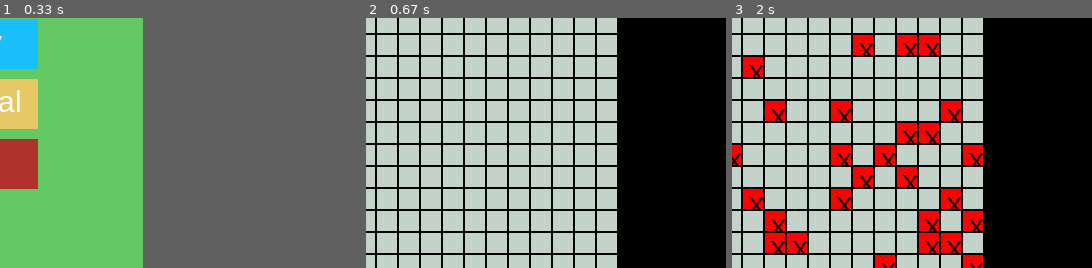
Above: before the commit, frames 1-3 (left to right).
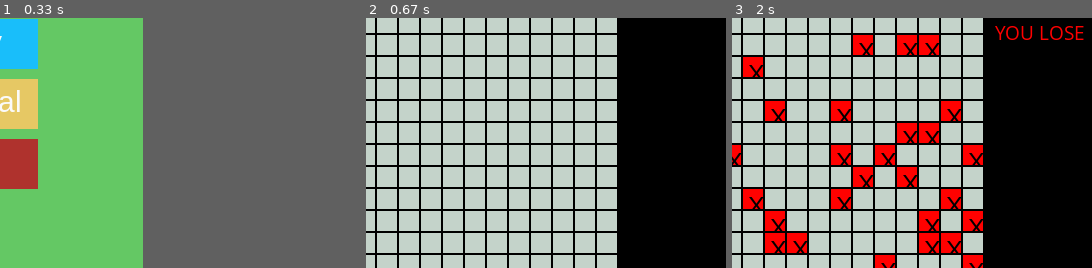
Above: after the commit, the same moments.

Repository: TianqiCS/MISC
Game: pygame game, started from mine_sweeper/mineSweeper-pygame.py
The game is run twice, just before and just after one commit, with the same random seed, the same clock (stepped at 60 frames per second) and the same inputs.
Inputs (mouse positions are % of the whole screen's width and height, from its top left):
- Up to frame 1 (0.33 s): no input
- Up to frame 2 (0.67 s): click (25, 40) at 0.38 s
- Up to frame 3 (2 s): click (15, 8) at 0.72 s; click (54, 15) at 1.15 s; move the mouse to (20, 13) at 1.43 s; click (20, 13) at 1.7 s
The pictures show only the part of the screen within x 30-80%, y 20-70%; the shares and areas given below are measured in that part.
In frame 2 the window is 720x500 before the commit and 600x500 after it. Grey fills any space a smaller window leaves; there, only what the larger window draws over its background counts as a difference.

Frame 1 is identical in both runs. In frame 2, only the window size differs. In frame 3, 0.6% of the frame differs, in the area x 73-98%, y 3-9%.

Commit message:
Update mineSweeper-pygame.py

Diff:
--- a/mine_sweeper/mineSweeper-pygame.py
+++ b/mine_sweeper/mineSweeper-pygame.py
@@ -17,7 +17,7 @@
         self.__check()
         self.board = self.__create()
         self.__lay_mine()
-        sizes = {"start": (360, 400), "1": (400, 400), "2": (720, 500), "3": (1000, 720)}
+        sizes = {"start": (360, 400), "1": (400, 400), "2": (600, 500), "3": (830, 720)}
         if number == 10:
             self.window = pygame.display.set_mode(sizes["1"])
         elif number == 50:
@@ -186,14 +186,24 @@
             self.game_over(1)
 
     def game_over(self, code):
+        offset = self.window.get_width()
+        font = pygame.font.SysFont('Comic Sans MS', 20)
+
         if code == 0:
+            surface = font.render('YOU LOSE', True, (255, 0, 0))
+            self.window.blit(surface, (offset-120, 100))
             print("GameOver!")
             self.gameover = True
 
         if code == 1:
+            surface = font.render('YOU WIN', True, (0, 255, 0))
+            self.window.blit(surface, (offset-120, 100))
             print("Win!")
             self.gameover = True
-            exit()
+
+
+
+
 
     def calculate(self, cid):
         cell = self.board[cid]
